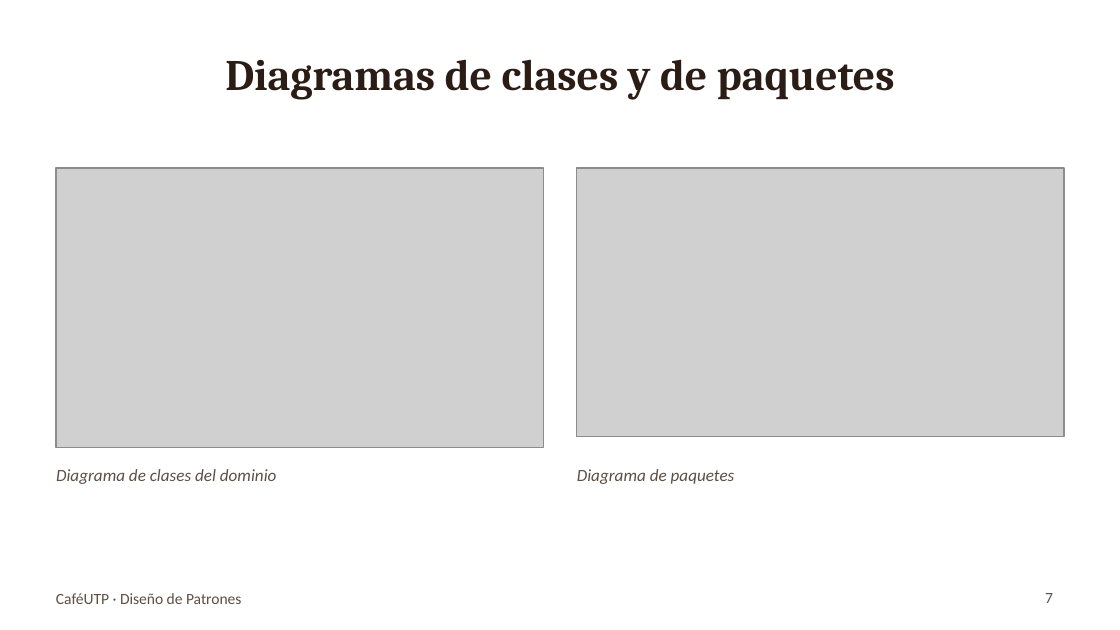
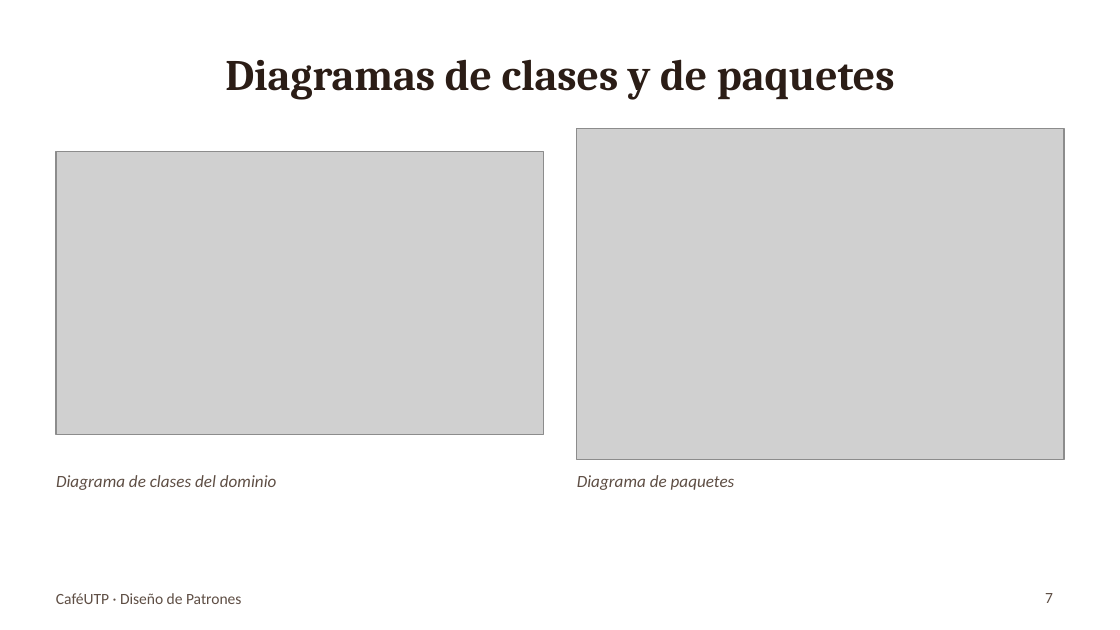
Before and after one commit to gian1475/Patrones_final, a slide deck: slide 7 of entregables/Presentacion_CafeUTP.pptx. Drawn at 1120x630 pixels with LibreOffice and Linux fonts; fonts in the diff are those of the drawing; grey boxes stand for pictures. Boxes give left, top, right and bottom in pixels: in the first picture for what was removed or moved away, otherwise in the second. Text is boxed around its words. In the diff, an @@ line names an element or a change of style, - is before the commit and + after.

```diff
--- a/entregables/Presentacion_CafeUTP.pptx
+++ b/entregables/Presentacion_CafeUTP.pptx
@@ picture: place and size @@
-picture at box(577, 168, 1064, 436)
+picture at box(577, 129, 1064, 459)
@@ picture: place and size @@
-picture at box(56, 168, 543, 447)
+picture at box(56, 151, 543, 435)
@@ text "Diagrama de clases del dominio": place and size @@
-text "Diagrama de clases del dominio" at box(56, 469, 277, 484)
+text "Diagrama de clases del dominio" at box(56, 475, 277, 490)
@@ text "Diagrama de paquetes": place and size @@
-text "Diagrama de paquetes" at box(577, 469, 735, 484)
+text "Diagrama de paquetes" at box(577, 475, 735, 490)
```
Also in this commit, not shown: 13 other slides changed, 18 other files.
